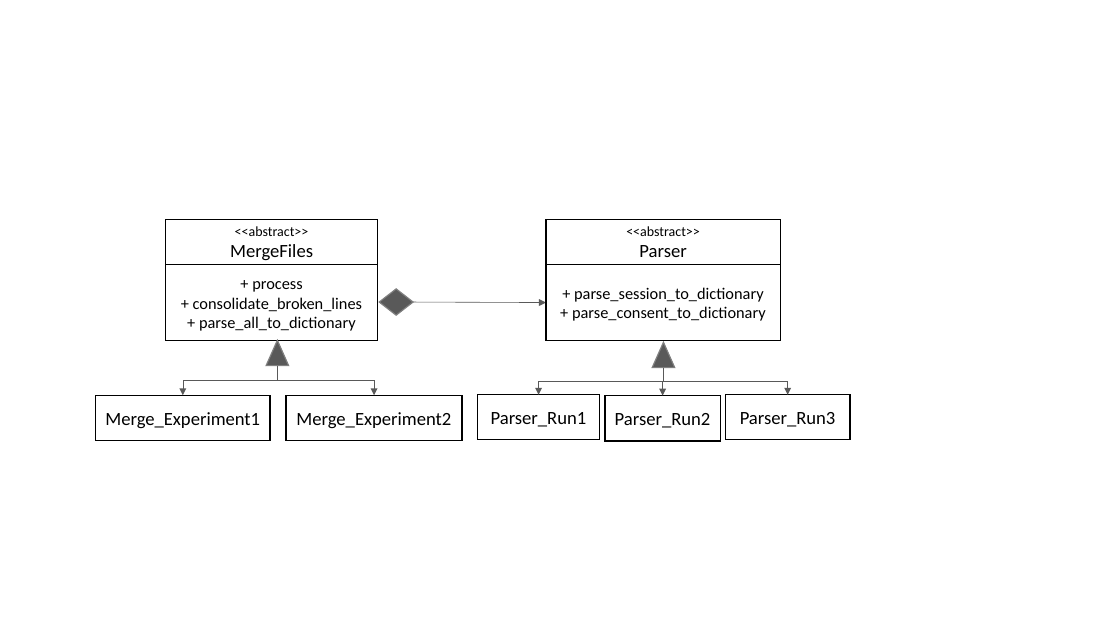
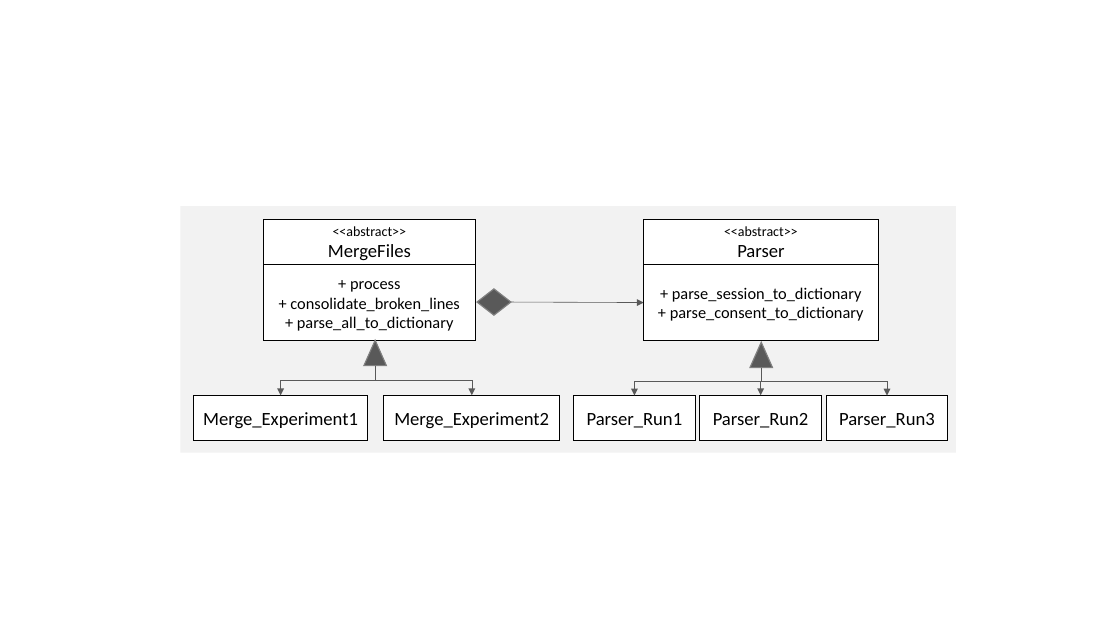
Before and after one commit to christianadriano/DW_Microtasks, a slide deck: slide 2 of UML diagrams.pptx. Drawn at 1120x630 pixels with LibreOffice and Linux fonts; fonts in the diff are those of the drawing. Boxes give left, top, right and bottom in pixels: in the first picture for what was removed or moved away, otherwise in the second. Text is boxed around its words. In the diff, an @@ line names an element or a change of style, - is before the commit and + after.

```diff
--- a/UML diagrams.pptx
+++ b/UML diagrams.pptx
@@ rectangle added at [181, 207, 956, 453], fill #F2F2F2 @@
@@ elbow arrow moved from (277, 365) - (374, 396) to (376, 365) - (281, 396) @@
@@ elbow arrow moved from (277, 365) - (183, 396) to (376, 365) - (472, 396) @@
@@ elbow arrow moved from (664, 368) - (788, 395) to (761, 368) - (634, 396) @@
@@ 6 rectangles, 2 triangles, 1 arrow, 1 diamond, 1 elbow arrow: place and size @@
-6 rectangles, 2 triangles, 1 arrow, 1 diamond, 1 elbow arrow at [166, 219, 850, 441]
+6 rectangles, 2 triangles, 1 arrow, 1 diamond, 1 elbow arrow at [264, 219, 948, 441]
@@ elbow arrow moved from (664, 368) - (539, 395) to (761, 368) - (887, 396) @@
@@ rectangle "Merge_Experiment1": place and size @@
-rectangle "Merge_Experiment1" at [96, 396, 271, 441]
+rectangle "Merge_Experiment1" at [193, 396, 368, 441]
@@ rectangle "Parser_Run1": place and size @@
-rectangle "Parser_Run1" at [478, 395, 600, 440]
+rectangle "Parser_Run1" at [574, 396, 696, 441]
@@ rectangle "Parser_Run2": place and size @@
-rectangle "Parser_Run2" at [605, 396, 720, 441]
+rectangle "Parser_Run2" at [700, 396, 822, 441]
```
Also in this commit, not shown: 1 other file.
